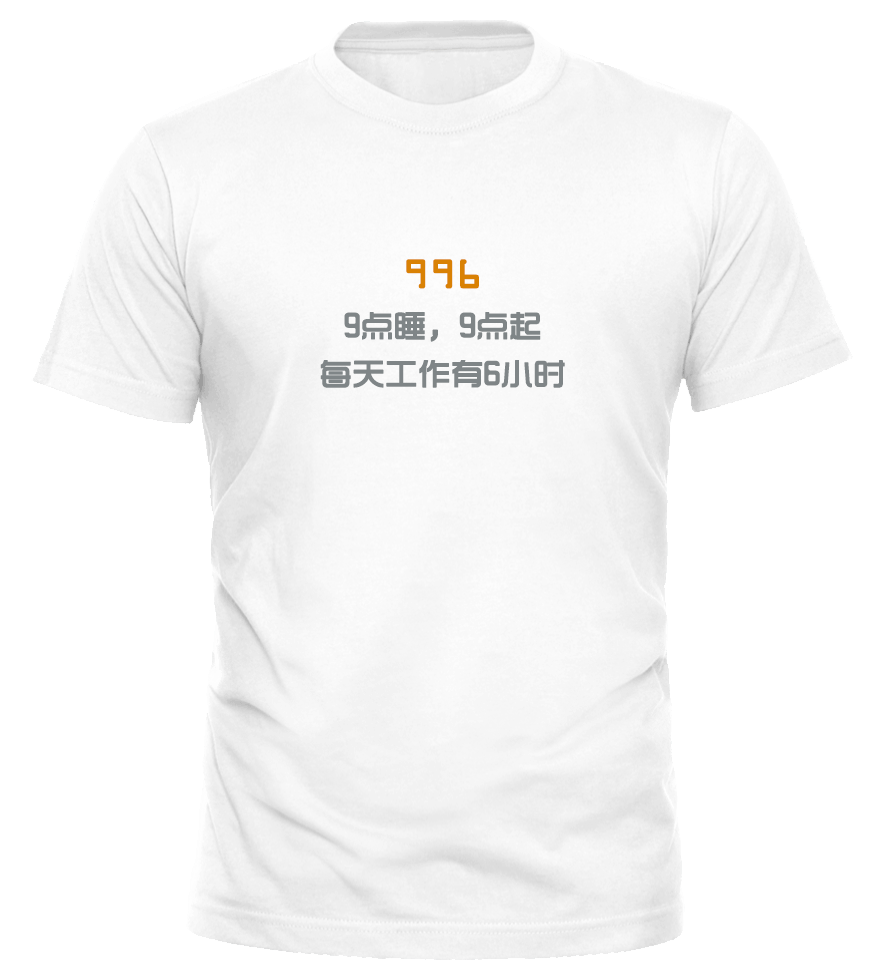
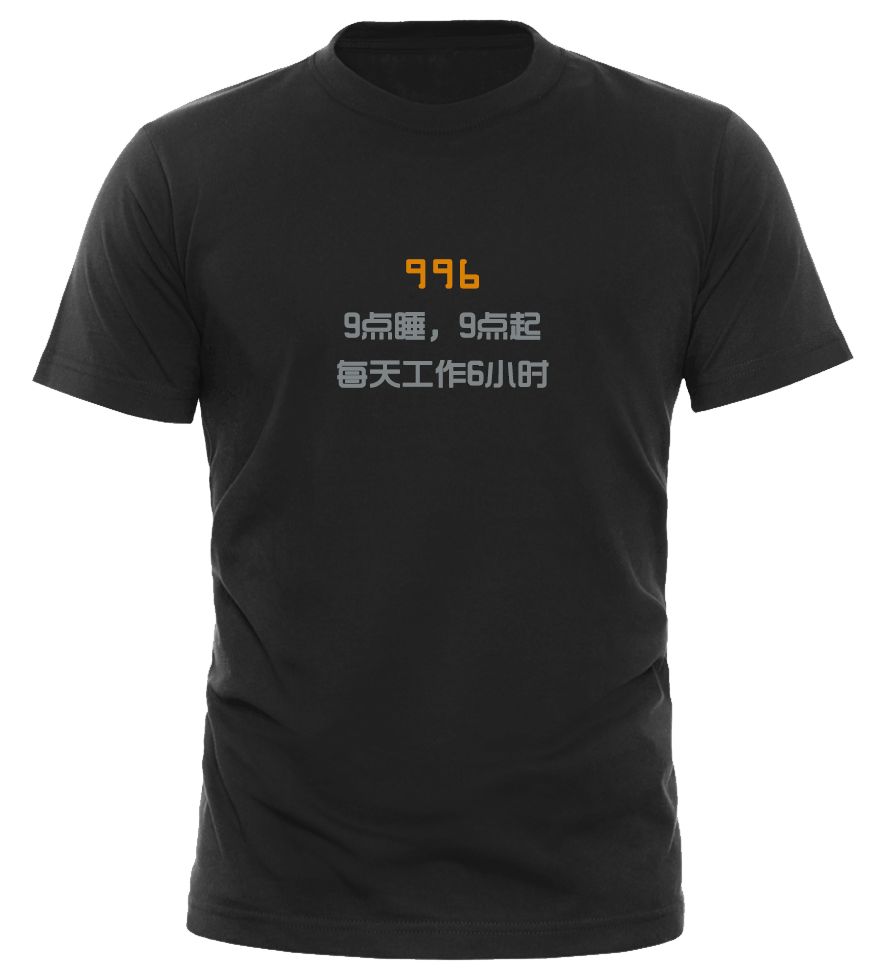
The second w=886, h=980 image is a revision of the first. Changes to its layers:
renamed "996 9点睡，9点起 每天工作有6小时" to "996 9点睡，9点起 每天工作6小时", painted on it over [320, 259, 565, 388]
hid "图层 3" over [32, 19, 854, 961]
showed "图层 2" over [32, 19, 854, 961]
